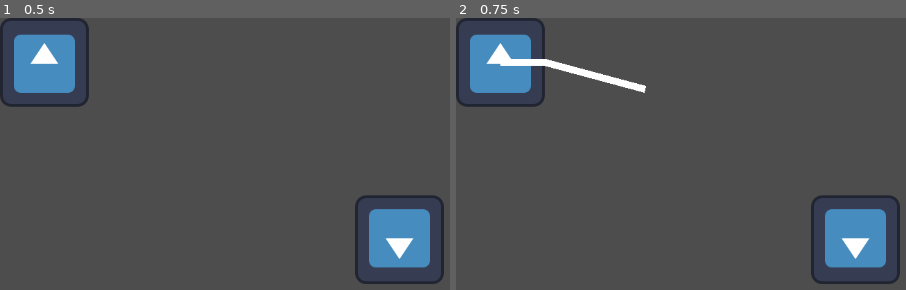
Above: before the commit, frames 1-2 (left to right).
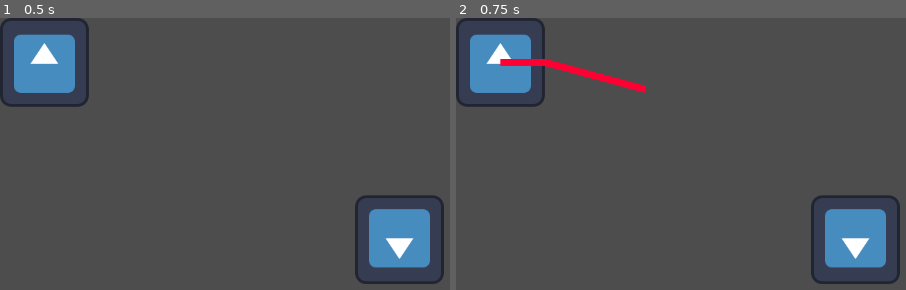
Above: after the commit, the same moments.

Repository: CUGG-2025-Puzzlers/detective-shrimp
Game: Godot game, scene res://scenes/casette_puzzle/wire_connection_test.tscn
Same seed, same stepped clock (60 frames per second), same inputs: the game is played once before the commit and once after it. This scene is started directly instead of the project's main scene. The engine's default icon, where the game draws it, is replaced by a stand-in: a white triangle on a blue panel in a dark square.
Inputs (mouse positions are in pixels of both pictures, inside the frame that each line leads up to):
- Up to frame 1 (0.5 s): no input
- Up to frame 2 (0.75 s): tap Enter at 0.5 s; drag from (501, 61) to (outside the picture) at 0.52 s

Frame 1 is identical in both runs. In frame 2, 0.9% of the frame differs, in the area x 9-43%, y 15-28%.

Commit message:
Added wire colors to denote state

Diff:
--- a/scripts/casette_puzzle/wire.gd
+++ b/scripts/casette_puzzle/wire.gd
@@ -2,6 +2,8 @@
 extends TextureRect
 
 @export var max_length: int
+@export var on_color: Color = Color(0, 0.2, 1)
+@export var off_color: Color = Color(1, 0, 0.2)
 
 @onready var wire : WireLine
 
@@ -14,6 +16,7 @@
 func _ready() -> void:
 	# Set WireLine reference to child
 	wire = $Wire_Line
+	set_wire_color()
 
 func _process(delta: float) -> void:
 	# Wire follows mouse while dragging
@@ -65,12 +68,16 @@
 
 #endregion
 
+func set_wire_color():
+	wire.default_color = on_color if state else off_color
+
 # Changes the state of this wire if the new state is different than the current
 func change_state(newState: bool):
 	if state == newState:
 		return
 
 	state = newState
+	set_wire_color()
 	stateChanged.emit()
 
 # Checks if the wire can reach a specified GateInput
